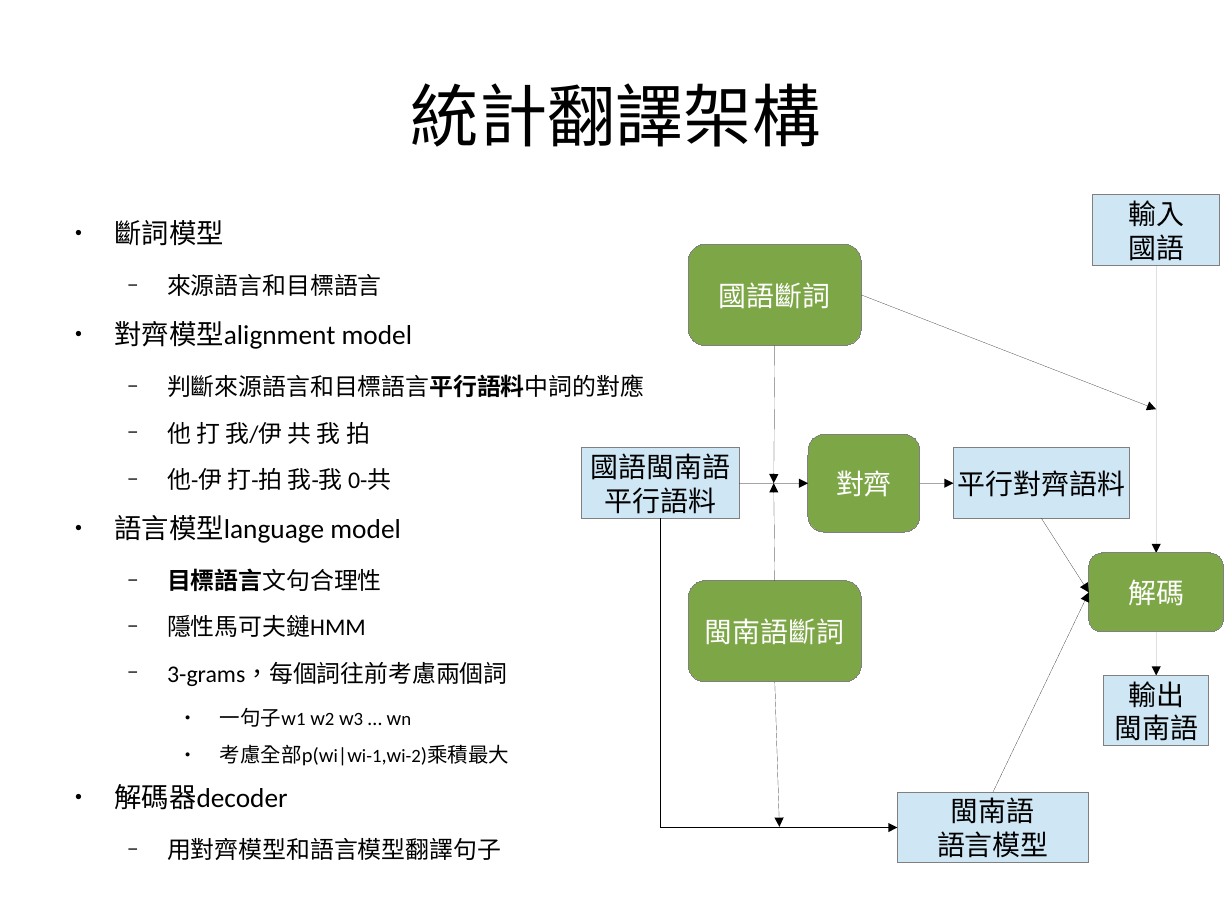
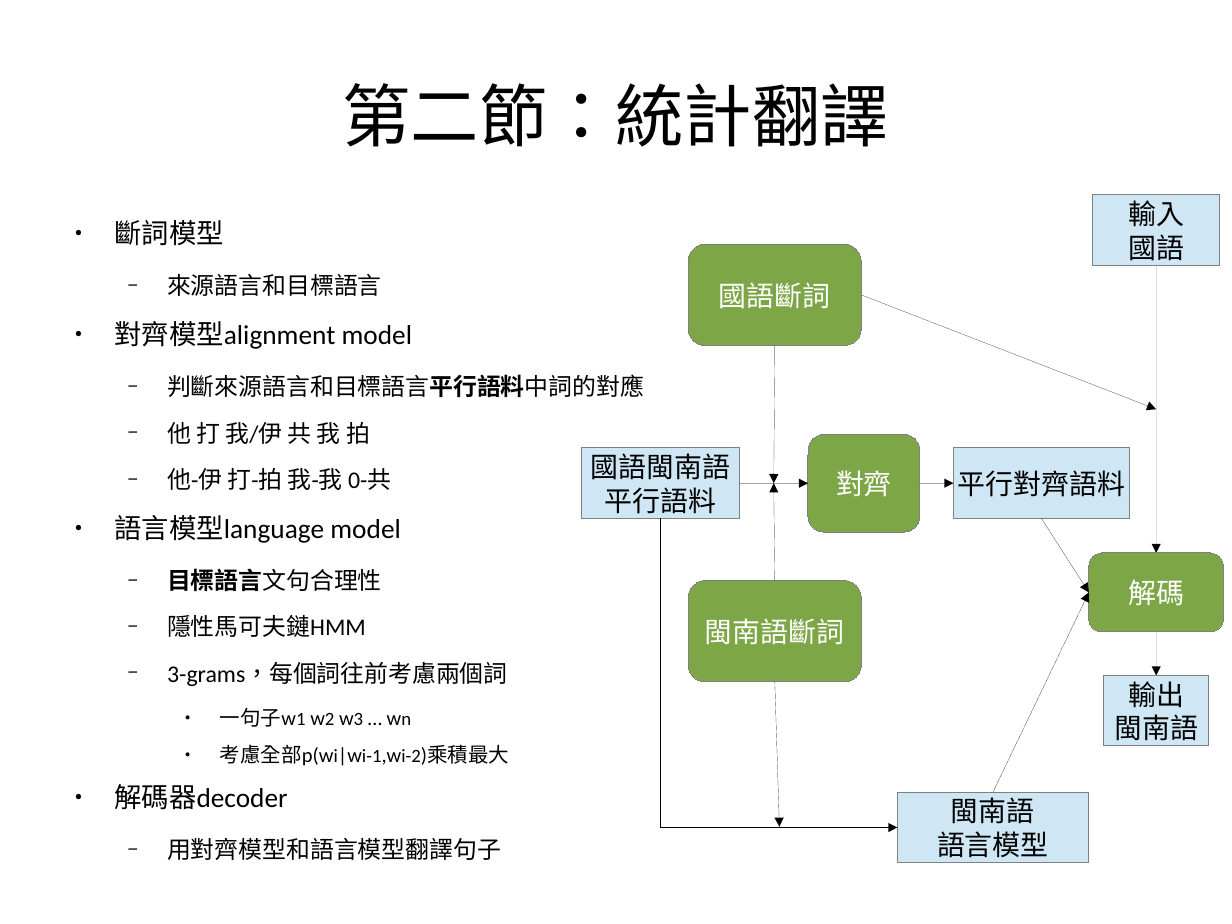
Before and after one commit to sih4sing5hong5/po3-ko3_tau5-iann2-phinn3, a slide deck: slide 6 of 翻譯報告.odp (slide 2 before the commit). Drawn at 1232x924 pixels with LibreOffice and Linux fonts; fonts in the diff are those of the drawing. Boxes give left, top, right and bottom in pixels: in the first picture for what was removed or moved away, otherwise in the second. Text is boxed around its words. In the diff, an @@ line names an element or a change of style, - is before the commit and + after.

```diff
--- a/翻譯報告.odp
+++ b/翻譯報告.odp
@@ title at (343,83,889,147): text changed @@
-統計翻譯架構
+第二節：統計翻譯
```
Also in this commit, not shown: 9 other slides changed, 6 slides added, 3 slides removed.
